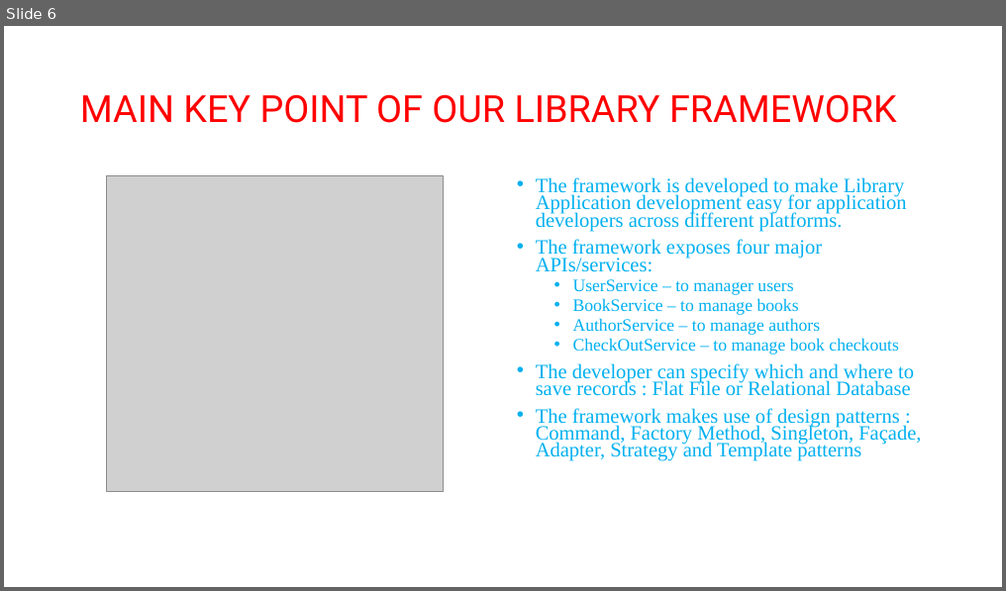
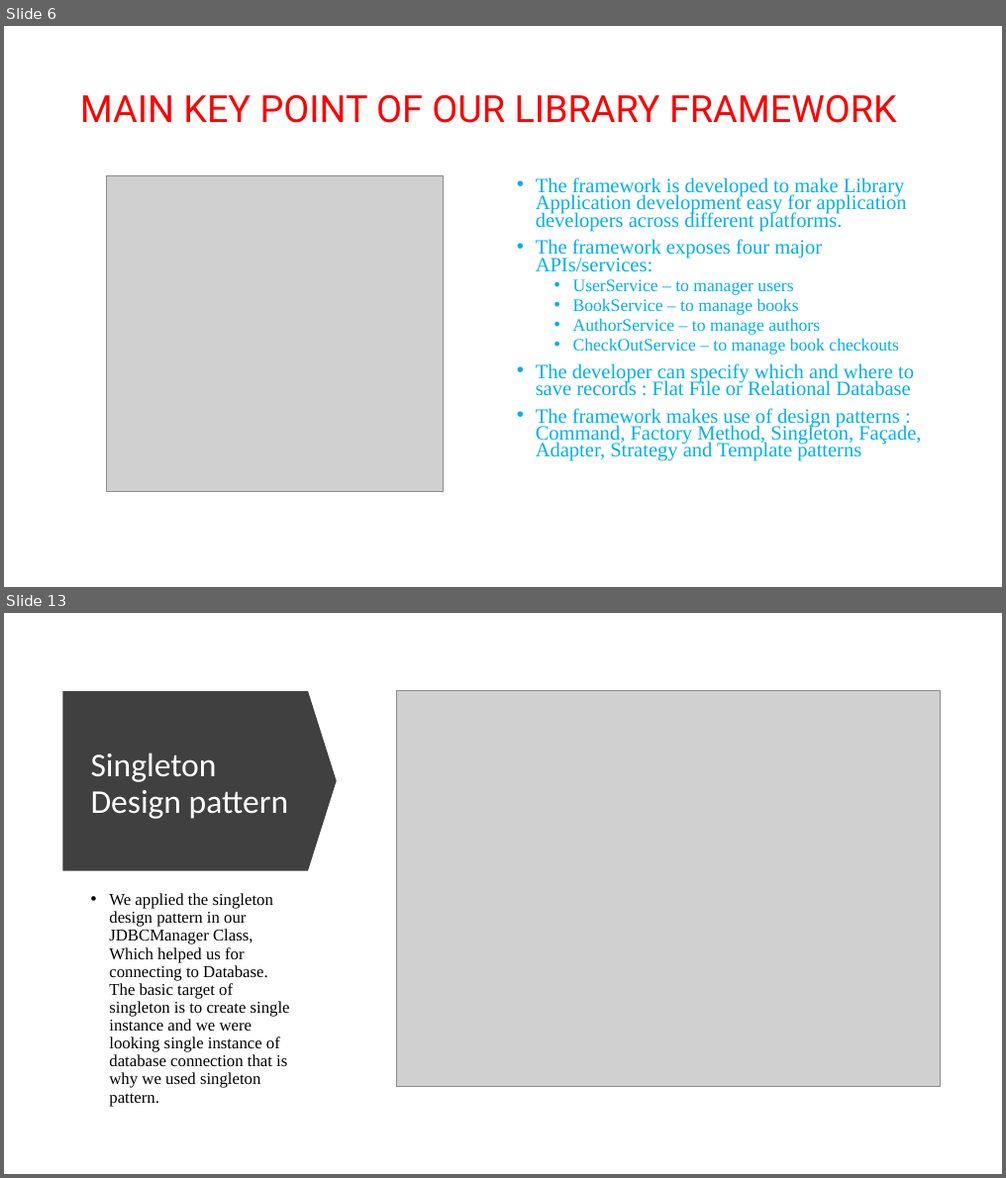
Before and after one commit to asdprojectlibrary/FrameworkLibraryProject, a slide deck: New Microsoft PowerPoint Presentation1.pptx. Shown one above the other, each under a label of ours: slide 6 before the commit, slides 6 and 13 after it; the slides between them are not shown. The pictures are 1006x591 and 1006x1178 pixels, drawn with LibreOffice and Linux fonts; fonts in the diff are those of the drawing; grey boxes stand for pictures. Boxes give left, top, right and bottom in pixels: in the first picture for what was removed or moved away, otherwise in the second. Text is boxed around its words. In the diff, an @@ line names an element or a change of style, - is before the commit and + after.

```diff
--- a/New Microsoft PowerPoint Presentation1.pptx
+++ b/New Microsoft PowerPoint Presentation1.pptx
@@ slide 13 added at (x1=4, y1=613, x2=1002, y2=1174), background #FFFFFF @@
@@ down arrow added at (x1=62, y1=691, x2=337, y2=871), fill #404040 @@
@@ picture added at (x1=396, y1=691, x2=940, y2=1086) @@
@@ title added at (x1=91, y1=753, x2=288, y2=819), 32 pt, text #FFFFFF @@
+Singleton Design pattern
@@ text added at (x1=109, y1=893, x2=290, y2=1088), 16 pt, text #000000 @@
+• We applied the singleton design pattern in our JDBCManager Class, Which helped us for connecting to Database. The basic target of singleton is to create single instance and we were looking single instance of database connection that is why we used singleton pattern.
```
Also in this commit, not shown: 6 slides changed, 1 other slide added, 2 slides removed.
